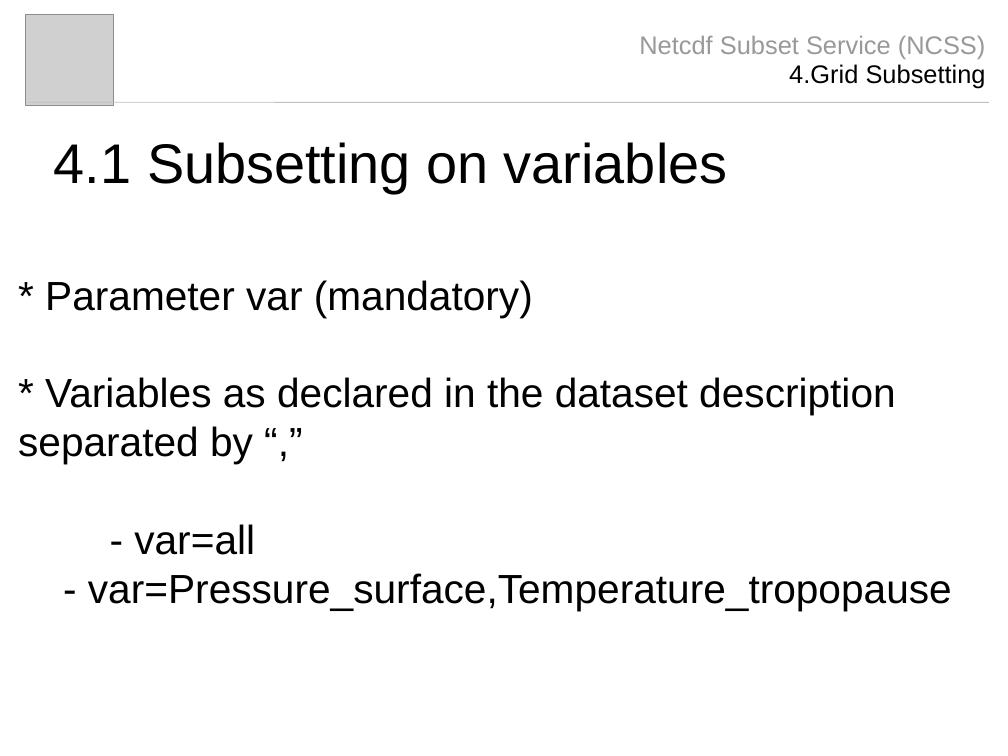
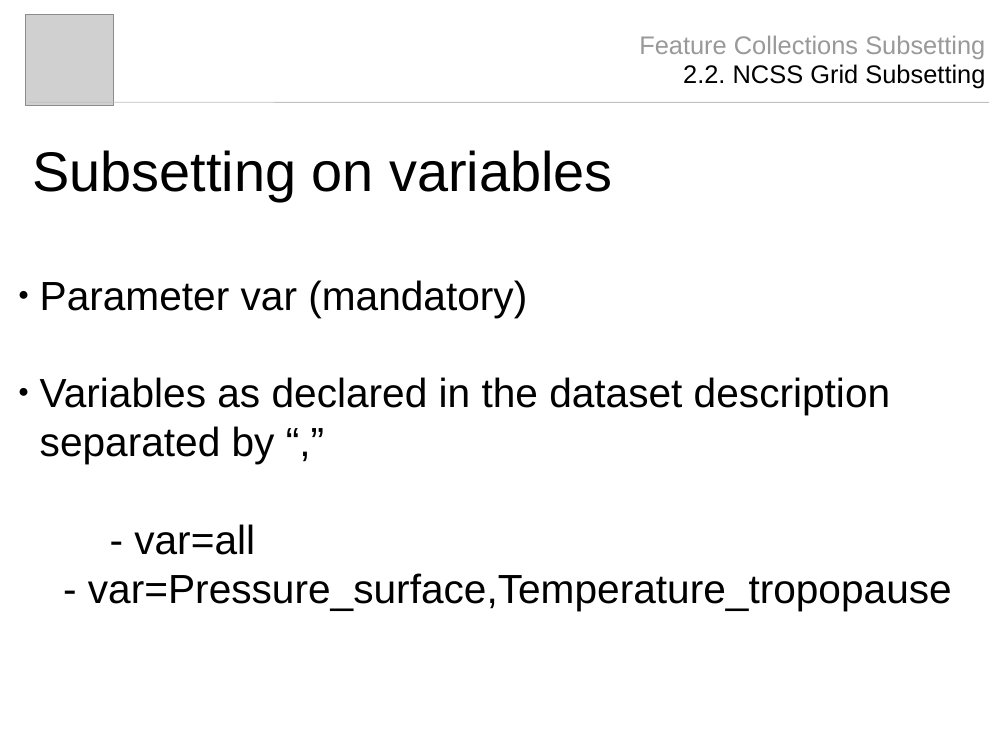
Before and after one commit to Unidata/thredds, a slide deck: slide 8 of docs/web/thredds/tech/tds4.3/reference/ncss/NCSS_4_3.odp (slide 5 before the commit). Drawn at 1008x756 pixels with LibreOffice and Linux fonts; fonts in the diff are those of the drawing; grey boxes stand for pictures. Boxes give left, top, right and bottom in pixels: in the first picture for what was removed or moved away, otherwise in the second. Text is boxed around its words. In the diff, an @@ line names an element or a change of style, - is before the commit and + after.

```diff
--- a/docs/web/thredds/tech/tds4.3/reference/ncss/NCSS_4_3.odp
+++ b/docs/web/thredds/tech/tds4.3/reference/ncss/NCSS_4_3.odp
@@ text at [639, 35, 985, 88]: text changed @@
-Netcdf Subset Service (NCSS)
-4.Grid Subsetting
+Feature Collections Subsetting
+2.2. NCSS Grid Subsetting
@@ title at [32, 150, 613, 200]: text changed @@
-4.1 Subsetting on variables
+Subsetting on variables
@@ text at [40, 280, 890, 464]: text changed @@
-* Parameter var (mandatory)
-* Variables as declared in the dataset description separated by “,”
+● Parameter var (mandatory)
+● Variables as declared in the dataset description separated by “,”
```
Also in this commit, not shown: 10 other slides changed, 12 slides added, 2 slides removed, 2 other files.
